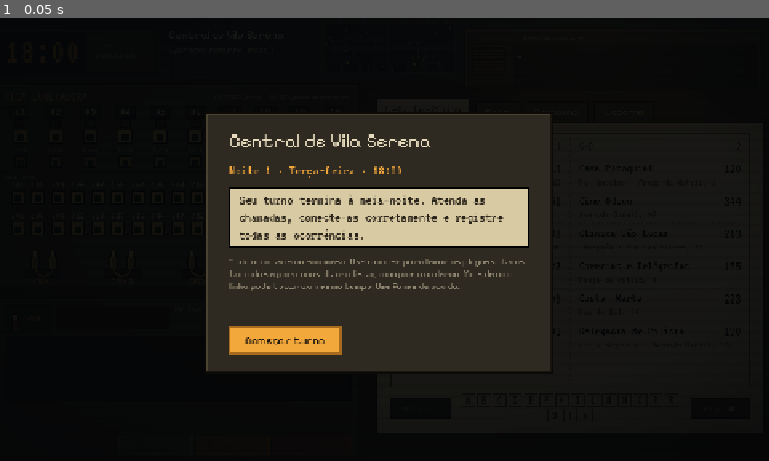
Above: before the commit, frame 1.
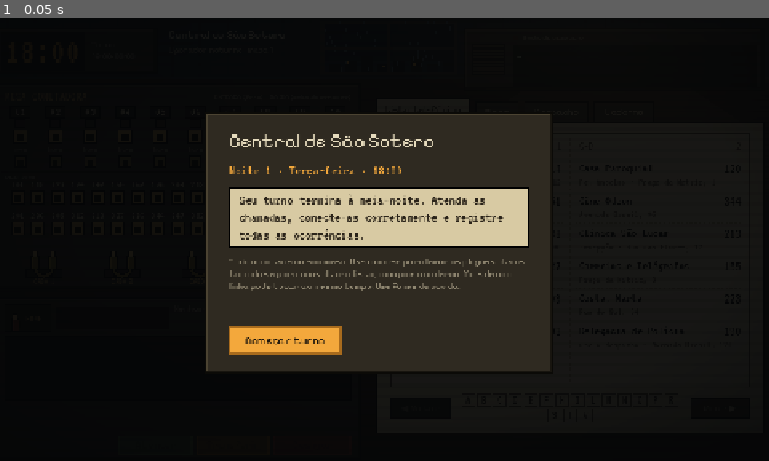
Above: after the commit, the same moment.

Repository: MendelDdS/Project-Switchboard
Game: Godot game, scene res://scenes/main.tscn
Two runs of this game, one before a commit and one after it. Both use one fixed random seed, a clock stepped at 60 frames per second and the inputs below.
Inputs:
- Up to frame 1 (0.05 s): no input

The runs differ from the first frame. In frame 1, 0.2% of the frame differs, in the area x 43-57%, y 26-30%.

Commit message:
feat(#0000): adjust calling frequency

Diff:
--- a/data/content.tres
+++ b/data/content.tres
@@ -440,7 +440,7 @@
 transfer_templates = Array[ExtResource("17_q4d2e")]([ExtResource("31_11ieg"), ExtResource("32_grptk"), ExtResource("33_e6ja0"), ExtResource("34_ssh4q"), ExtResource("35_7bth5"), ExtResource("36_4thi7"), ExtResource("37_ufmoj")])
 transfer_thanks = PackedStringArray("Deus lhe pague.", "Valeu, central.", "Agradeço. Boa noite.", "Ótimo. Boa noite.", "Isso. Boa noite pro senhor.")
 emergency_templates = Array[ExtResource("2_l0sn3")]([ExtResource("13_hps07"), ExtResource("14_2ubng"), ExtResource("15_35dgx"), ExtResource("16_8shhh"), ExtResource("17_ko1bc")])
-greetings = PackedStringArray("Central, boa noite.", "Central telefônica, pois não?", "Central, boa noite. Em que posso ajudar?", "Central, pois não?", "Central.", "Central telefônica, boa noite.", "Central de Vila Serena, pois não?")
+greetings = PackedStringArray("Central, boa noite.", "Central telefônica, pois não?", "Central, boa noite. Em que posso ajudar?", "Central, pois não?", "Central.", "Central telefônica, boa noite.", "Central de São Sotero, pois não?")
 smalltalk = PackedStringArray("Desculpe ligar tão tarde.", "A luz piscou aqui em casa agora há pouco. Aí também?", "O s …(657 unchanged characters)…
 smalltalk_rain = PackedStringArray("Que chuva, hein? Não parou desde a tarde.", "Ouvi dizer que o rio vai encher de novo.", "O rio subiu bastante com essa chuva.", "Tá caindo um toró aqui, a rua virou rio.", "Com essa chuva ninguém sai de casa, né?")
 smalltalk_fog = PackedStringArray("Que neblina, hein? Não dá pra ver o outro lado da rua.", "Com essa cerração, é melhor ninguém pegar a estrada.", "Parece que a cidade sumiu na névoa hoje.")
--- a/data/nights/night_02.tres
+++ b/data/nights/night_02.tres
@@ -89,7 +89,6 @@
 script = ExtResource("1_night")
 weekday = "Quarta-feira"
 note = "O supervisor deixou um recado: \"Ontem a linha ficou com chiado depois das dez. A companhia vai olhar. Se acontecer de novo, anote no caderno.\""
-call_gap = Vector2(11, 30)
-emergencies = Vector2i(2, 2)
+call_gap = Vector2(26, 40)
 story = Array[ExtResource("3_story")]([SubResource("Story_01")])
 mystery = Array[ExtResource("2_step")]([SubResource("Step_01"), SubResource("Step_02"), SubResource("Step_03"), SubReso …(281 unchanged characters)…
--- a/project.godot
+++ b/project.godot
@@ -10,7 +10,7 @@
 
 [application]
 
-config/name="Central de Vila Serena"
+config/name="Project Switchboard"
 config/description="Protótipo: operador de central telefônica, turno da noite."
 run/main_scene="res://scenes/main.tscn"
 config/features=PackedStringArray("4.6", "GL Compatibility")
--- a/scenes/main.tscn
+++ b/scenes/main.tscn
@@ -1,20 +1,23 @@
-[gd_scene format=3]
-
-[ext_resource type="Script" path="res://scripts/main.gd" id="1_main"]
-[ext_resource type="Script" path="res://scripts/ui/background.gd" id="2_background"]
-[ext_resource type="Script" path="res://scripts/ui/bevel.gd" id="3_bevel"]
-[ext_resource type="FontFile" path="res://fonts/VT323-Regular.ttf" id="4_vt323_regula"]
-[ext_resource type="Script" path="res://scripts/ui/switchboard.gd" id="5_switchboard"]
+[gd_scene format=3 uid="uid://bxtrtfvnuxf3r"]
+
+[ext_resource type="Script" uid="uid://dyd15jajt0b05" path="res://scripts/main.gd" id="1_main"]
+[ext_resource type="Script" uid="uid://23exvygvq27c" path="res://scripts/ui/background.gd" id="2_background"]
+[ext_resource type="Script" uid="uid://c3hot4aevrqd3" path="res://scripts/ui/bevel.gd" id="3_bevel"]
+[ext_resource type="FontFile" uid="uid://bd85aasd7l867" path="res://fonts/VT323-Regular.ttf" id="4_vt323_regula"]
+[ext_resource type="Script" uid="uid://c4782kn03vt5j" path="res://scripts/ui/switchboard.gd" id="5_switchboard"]
 [ext_resource type="PackedScene" path="res://scenes/ui/phone_panel.tscn" id="6_phone_panel"]
 [ext_resource type="PackedScene" path="res://scenes/ui/radio.tscn" id="7_radio"]
 [ext_resource type="PackedScene" path="res://scenes/ui/tools.tscn" id="8_tools"]
-[ext_resource type="Script" path="res://scripts/ui/scanlines.gd" id="9_scanlines"]
-[ext_resource type="Script" path="res://scripts/conversation.gd" id="10_conversation"]
+[ext_resource type="Script" uid="uid://dks1uhf5c0yvr" path="res://scripts/ui/scanlines.gd" id="9_scanlines"]
+[ext_resource type="Script" uid="uid://dpp8fwpgwjrfm" path="res://scripts/conversation.gd" id="10_conversation"]
 [ext_resource type="PackedScene" path="res://scenes/ui/intro.tscn" id="11_intro"]
 [ext_resource type="PackedScene" path="res://scenes/ui/ending.tscn" id="12_ending"]
 
 [sub_resource type="StyleBoxFlat" id="StyleBoxFlat_1"]
 bg_color = Color(0.07059, 0.05098, 0.02745, 1)
+
+[sub_resource type="CanvasItemMaterial" id="CanvasItemMaterial_4"]
+blend_mode = 1
 
 [sub_resource type="Gradient" id="Gradient_2"]
 offsets = PackedFloat32Array(0, 0.45, 1)
@@ -28,9 +31,6 @@
 fill_from = Vector2(0.78, 0.04)
 fill_to = Vector2(1.37, 0.04)
 
-[sub_resource type="CanvasItemMaterial" id="CanvasItemMaterial_4"]
-blend_mode = 1
-
 [sub_resource type="Gradient" id="Gradient_5"]
 offsets = PackedFloat32Array(0, 0.55, 1)
 colors = PackedColorArray(0, 0, 0, 0, 0, 0, 0, 0, 0, 0, 0, 0.6)
@@ -43,58 +43,58 @@
 fill_from = Vector2(0.55, 0.45)
 fill_to = Vector2(1.3, 0.45)
 
-[node name="Main" type="Control"]
-anchors_preset = 15
-anchor_right = 1.0
-anchor_bottom = 1.0
-grow_horizontal = 2
-grow_vertical = 2
+[node name="Main" type="Control" unique_id=57773271]
 layout_mode = 3
+anchors_preset = 15
+anchor_right = 1.0
+anchor_bottom = 1.0
+grow_horizontal = 2
+grow_vertical = 2
 mouse_filter = 2
 script = ExtResource("1_main")
 
-[node name="Background" type="Control" parent="."]
-unique_name_in_owner = true
+[node name="Background" type="Control" parent="." unique_id=1017745606]
+unique_name_in_owner = true
+layout_mode = 1
+anchors_preset = 15
+anchor_right = 1.0
+anchor_bottom = 1.0
+grow_horizontal = 2
+grow_vertical = 2
+mouse_filter = 2
 script = ExtResource("2_background")
-anchors_preset = 15
-anchor_right = 1.0
-anchor_bottom = 1.0
-grow_horizontal = 2
-grow_vertical = 2
-layout_mode = 1
-mouse_filter = 2
-
-[node name="Layout" type="MarginContainer" parent="."]
-anchors_preset = 15
-anchor_right = 1.0
-anchor_bottom = 1.0
-grow_horizontal = 2
-grow_vertical = 2
-layout_mode = 1
+
+[node name="Layout" type="MarginContainer" parent="." unique_id=206193978]
+layout_mode = 1
+anchors_preset = 15
+anchor_right = 1.0
+anchor_bottom = 1.0
+grow_horizontal = 2
+grow_vertical = 2
 mouse_filter = 2
 theme_override_constants/margin_left = 24
 theme_override_constants/margin_top = 16
 theme_override_constants/margin_right = 24
 theme_override_constants/margin_bottom = 5
 
-[node name="Columns" type="HBoxContainer" parent="Layout"]
+[node name="Columns" type="HBoxContainer" parent="Layout" unique_id=1923831319]
 layout_mode = 2
 mouse_filter = 2
 theme_override_constants/separation = 24
 
-[node name="Left" type="VBoxContainer" parent="Layout/Columns"]
+[node name="Left" type="VBoxContainer" parent="Layout/Columns" unique_id=2075594968]
 custom_minimum_size = Vector2(588, 0)
 layout_mode = 2
 mouse_filter = 2
 theme_override_constants/separation = 12
 
-[node name="TopLeft" type="HBoxContainer" parent="Layout/Columns/Left"]
+[node name="TopLeft" type="HBoxContainer" parent="Layout/Columns/Left" unique_id=1593524455]
 custom_minimum_size = Vector2(0, 76)
 layout_mode = 2
 mouse_filter = 2
 theme_override_constants/separation = 18
 
-[node name="ClockPanel" type="MarginContainer" parent="Layout/Columns/Left/TopLeft"]
+[node name="ClockPanel" type="MarginContainer" parent="Layout/Columns/Left/TopLeft" unique_id=1772237867]
 custom_minimum_size = Vector2(262, 74)
 layout_mode = 2
 size_flags_vertical = 0
@@ -104,149 +104,139 @@
 theme_override_constants/margin_bottom = 7
 script = ExtResource("3_bevel")
 
-[node name="HBox" type="HBoxContainer" parent="Layout/Columns/Left/TopLeft/ClockPanel"]
+[node name="HBox" type="HBoxContainer" parent="Layout/Columns/Left/TopLeft/ClockPanel" unique_id=983769548]
 layout_mode = 2
 theme_override_constants/separation = 12
 
-[node name="Face" type="PanelContainer" parent="Layout/Columns/Left/TopLeft/ClockPanel/HBox"]
+[node name="Face" type="PanelContainer" parent="Layout/Columns/Left/TopLeft/ClockPanel/HBox" unique_id=1453626566]
 custom_minimum_size = Vector2(132, 52)
 layout_mode = 2
 theme_override_styles/panel = SubResource("StyleBoxFlat_1")
 
-[node name="Clock" type="Label" parent="Layout/Columns/Left/TopLeft/ClockPanel/HBox/Face"]
-layout_mode = 2
+[node name="Clock" type="Label" parent="Layout/Columns/Left/TopLeft/ClockPanel/HBox/Face" unique_id=810197929]
+unique_name_in_owner = true
+layout_mode = 2
+theme_override_colors/font_color = Color(0.9529, 0.6588, 0.2353, 1)
+theme_override_fonts/font = ExtResource("4_vt323_regula")
+theme_override_font_sizes/font_size = 60
 text = "18:00"
-theme_override_fonts/font = ExtResource("4_vt323_regula")
-theme_override_colors/font_color = Color(0.9529, 0.6588, 0.2353, 1)
-theme_override_font_sizes/font_size = 60
-unique_name_in_owner = true
 horizontal_alignment = 1
 vertical_alignment = 1
 
-[node name="Shift" type="Label" parent="Layout/Columns/Left/TopLeft/ClockPanel/HBox"]
-layout_mode = 2
-text = "Turno\n18:00–00:00"
+[node name="Shift" type="Label" parent="Layout/Columns/Left/TopLeft/ClockPanel/HBox" unique_id=1473044362]
+layout_mode = 2
 theme_type_variation = &"DimLabel"
 theme_override_font_sizes/font_size = 13
-size_flags_vertical = 4
-
-[node name="Title" type="VBoxContainer" parent="Layout/Columns/Left/TopLeft"]
+text = "Turno
+18:00–00:00"
+
+[node name="Title" type="VBoxContainer" parent="Layout/Columns/Left/TopLeft" unique_id=1713309677]
 layout_mode = 2
 mouse_filter = 2
 theme_override_constants/separation = 6
 
-[node name="Name" type="Label" parent="Layout/Columns/Left/TopLeft/Title"]
-layout_mode = 2
-text = "Central de Vila Serena"
+[node name="Name" type="Label" parent="Layout/Columns/Left/TopLeft/Title" unique_id=630892992]
+layout_mode = 2
 theme_override_font_sizes/font_size = 17
-
-[node name="Desk" type="Label" parent="Layout/Columns/Left/TopLeft/Title"]
-layout_mode = 2
-text = "Operador noturno · mesa 1"
+text = "Central de São Sotero"
+
+[node name="Desk" type="Label" parent="Layout/Columns/Left/TopLeft/Title" unique_id=605254917]
+layout_mode = 2
 theme_type_variation = &"DimLabel"
 theme_override_font_sizes/font_size = 13
-
-[node name="Board" type="Control" parent="Layout/Columns/Left"]
+text = "Operador noturno · mesa 1"
+
+[node name="Board" type="Control" parent="Layout/Columns/Left" unique_id=995017339]
 unique_name_in_owner = true
 z_index = 1
 custom_minimum_size = Vector2(588, 330)
 layout_mode = 2
 script = ExtResource("5_switchboard")
 
-[node name="Phone" parent="Layout/Columns/Left" instance=ExtResource("6_phone_panel")]
-unique_name_in_owner = true
-layout_mode = 2
-
-[node name="Right" type="VBoxContainer" parent="Layout/Columns"]
+[node name="Phone" parent="Layout/Columns/Left" unique_id=577996644 instance=ExtResource("6_phone_panel")]
+unique_name_in_owner = true
+layout_mode = 2
+
+[node name="Right" type="VBoxContainer" parent="Layout/Columns" unique_id=1679355778]
 layout_mode = 2
 size_flags_horizontal = 3
 mouse_filter = 2
 theme_override_constants/separation = 10
 
-[node name="TopRight" type="HBoxContainer" parent="Layout/Columns/Right"]
+[node name="TopRight" type="HBoxContainer" parent="Layout/Columns/Right" unique_id=1182082589]
 custom_minimum_size = Vector2(0, 100)
 layout_mode = 2
 mouse_filter = 2
 alignment = 2
 
-[node name="Radio" parent="Layout/Columns/Right/TopRight" instance=ExtResource("7_radio")]
+[node name="Radio" parent="Layout/Columns/Right/TopRight" unique_id=1787396286 instance=ExtResource("7_radio")]
 unique_name_in_owner = true
 layout_mode = 2
 size_flags_vertical = 0
 
-[node name="Tools" parent="Layout/Columns/Right" instance=ExtResource("8_tools")]
-unique_name_in_owner = true
-layout_mode = 2
-
-[node name="Hint" type="RichTextLabel" parent="Layout/Columns/Right"]
+[node name="Tools" parent="Layout/Columns/Right" unique_id=343385558 instance=ExtResource("8_tools")]
+unique_name_in_owner = true
+layout_mode = 2
+
+[node name="Hint" type="RichTextLabel" parent="Layout/Columns/Right" unique_id=932627705]
 unique_name_in_owner = true
 custom_minimum_size = Vector2(0, 40)
 layout_mode = 2
 mouse_filter = 2
+theme_override_colors/default_color = Color(0.851, 0.8118, 0.6824, 1)
+theme_override_font_sizes/normal_font_size = 14
 bbcode_enabled = true
 scroll_active = false
-theme_override_colors/default_color = Color(0.851, 0.8118, 0.6824, 1)
-theme_override_font_sizes/normal_font_size = 14
-
-[node name="Glow" type="TextureRect" parent="."]
-anchors_preset = 15
-anchor_right = 1.0
-anchor_bottom = 1.0
-grow_horizontal = 2
-grow_vertical = 2
-layout_mode = 1
+
+[node name="Glow" type="TextureRect" parent="." unique_id=1338745255]
+unique_name_in_owner = true
 z_index = 2
+texture_filter = 2
+material = SubResource("CanvasItemMaterial_4")
+layout_mode = 1
+anchors_preset = 15
+anchor_right = 1.0
+anchor_bottom = 1.0
+grow_horizontal = 2
+grow_vertical = 2
 mouse_filter = 2
 texture = SubResource("GradientTexture2D_3")
 expand_mode = 1
+
+[node name="Vignette" type="TextureRect" parent="." unique_id=1058735391]
+z_index = 2
 texture_filter = 2
-material = SubResource("CanvasItemMaterial_4")
-unique_name_in_owner = true
-
-[node name="Vignette" type="TextureRect" parent="."]
-anchors_preset = 15
-anchor_right = 1.0
-anchor_bottom = 1.0
-grow_horizontal = 2
-grow_vertical = 2
-layout_mode = 1
-z_index = 2
+layout_mode = 1
+anchors_preset = 15
+anchor_right = 1.0
+anchor_bottom = 1.0
+grow_horizontal = 2
+grow_vertical = 2
 mouse_filter = 2
 texture = SubResource("GradientTexture2D_6")
 expand_mode = 1
-texture_filter = 2
-
-[node name="Scanlines" type="Control" parent="."]
-anchors_preset = 15
-anchor_right = 1.0
-anchor_bottom = 1.0
-grow_horizontal = 2
-grow_vertical = 2
-layout_mode = 1
+
+[node name="Scanlines" type="Control" parent="." unique_id=1284388564]
 z_index = 2
+layout_mode = 1
+anchors_preset = 15
+anchor_right = 1.0
+anchor_bottom = 1.0
+grow_horizontal = 2
+grow_vertical = 2
 mouse_filter = 2
 script = ExtResource("9_scanlines")
 
-[node name="Conversation" type="Node" parent="."]
+[node name="Conversation" type="Node" parent="." unique_id=1871039847]
 unique_name_in_owner = true
 script = ExtResource("10_conversation")
 
-[node name="Intro" parent="." instance=ExtResource("11_intro")]
-unique_name_in_owner = true
-anchors_preset = 15
-anchor_right = 1.0
-anchor_bottom = 1.0
-grow_horizontal = 2
-grow_vertical = 2
-layout_mode = 1
+[node name="Intro" parent="." unique_id=2147120183 instance=ExtResource("11_intro")]
+unique_name_in_owner = true
 z_index = 3
-
-[node name="Ending" parent="." instance=ExtResource("12_ending")]
-unique_name_in_owner = true
-anchors_preset = 15
-anchor_right = 1.0
-anchor_bottom = 1.0
-grow_horizontal = 2
-grow_vertical = 2
-layout_mode = 1
+layout_mode = 1
+
+[node name="Ending" parent="." unique_id=792123453 instance=ExtResource("12_ending")]
+unique_name_in_owner = true
 z_index = 3
+layout_mode = 1
--- a/scenes/ui/intro.tscn
+++ b/scenes/ui/intro.tscn
@@ -36,7 +36,7 @@
 
 [node name="Title" type="Label" parent="Center/Card/VBox"]
 layout_mode = 2
-text = "Central de Vila Serena"
+text = "Central de São Sotero"
 theme_override_font_sizes/font_size = 30
 
 [node name="Date" type="Label" parent="Center/Card/VBox"]
--- a/scripts/data/night.gd
+++ b/scripts/data/night.gd
@@ -14,7 +14,7 @@
 
 @export_group("Agenda")
 ## Minutos de jogo entre uma ligação sorteada e a próxima (o máximo é o maior silêncio possível).
-@export var call_gap := Vector2(12.0, 32.0)
+@export var call_gap := Vector2(28.0, 42.0)
 ## Quantas emergências e quantos trotes entre as ligações sorteadas.
 @export var emergencies := Vector2i(1, 2)
 @export var pranks := Vector2i(0, 2)
--- a/scripts/main.gd
+++ b/scripts/main.gd
@@ -1,6 +1,6 @@
 class_name Main
 extends Control
-## Central de Vila Serena — conduz o turno: relógio, agenda das ligações, o que a mesa significa para cada
+## Project Switchboard — conduz o turno: relógio, agenda das ligações, o que a mesa significa para cada
 ## ligação, fim de ligação e o final. As falas ficam em Conversation; a interface, nas cenas de scenes/ui/.
 ##
 ## Laço: ATENDER → ENTENDER → CONSULTAR → CONECTAR/DESPACHAR → REGISTRAR → CONTINUAR
--- a/scripts/ui/report_view.gd
+++ b/scripts/ui/report_view.gd
@@ -35,7 +35,7 @@
 	s += "\n[b]%s[/b]\n" % tr("JORNAL DA MANHÃ")
 	var news := r.outcomes()
 	if news.is_empty():
-		s += tr("Noite tranquila em Vila Serena.") + "\n"
+		s += tr("Noite tranquila em São Sotero.") + "\n"
 	for e: EmergencyCall in news:
 		var pool: PackedStringArray = [C.news_ok, C.news_late, C.news_bad][news[e]]
 		s += "• %s\n" % GameData.fill(GameData.pick(pool), {"occurrence": _occurrence(e.occurrence), "address": e.address})
--- a/tests/test_shift.gd
+++ b/tests/test_shift.gd
@@ -1,5 +1,7 @@
 extends "res://tests/test_base.gd"
 ## Um robô joga o turno inteiro na agenda real (use `-- --seed=N` para repetir a agenda).
+## Com `-- --human` cada ação (atender, plugar, transferir, despachar, registrar...) leva HUMAN_STEP segundos reais,
+## como uma pessoa: mede se o ritmo das ligações cabe no tempo de quem joga de verdade.
 ## Com `-- --clumsy` ele deixa de atender 1 em cada 3 ligações (como alguém sobrecarregado): mede a bola de neve
 ## dos retornos (quem liga de novo).
 ## Falha se houver travamento: o turno precisa chegar ao final (00:00) depois da ligação desconhecida.
@@ -17,6 +19,20 @@
 var answered := {}
 var clumsy := "--clumsy" in OS.get_cmdline_user_args()
 var skipped := 0
+var human := "--human" in OS.get_cmdline_user_args()
+const HUMAN_STEP := 5.0   ## segundos reais por ação no modo --human
+var next_act := 0.0       ## instante (s, na velocidade do jogo) em que a "pessoa" pode agir de novo
+
+
+## Segundos na velocidade do jogo (o relógio do turno para às 00:00; este não).
+func _now() -> float:
+	return Time.get_ticks_msec() / 1000.0 * Engine.time_scale
+
+
+## Marca o tempo que a ação levou (só no modo --human).
+func _acted(steps := 1.0) -> void:
+	if human:
+		next_act = _now() + HUMAN_STEP * steps
 var seen := {}
 var last_ring := 0.0
 var kinds := {}           ## tipo -> quantas tocaram
@@ -44,10 +60,11 @@
 	m._start_shift()
 	var b = m.board
 	var ex: Exchange = m.exchange
-	var frames_left := 60 * 200
-	while not m.ending and frames_left > 0 and not failed:
+	var frames_left := 0   # só para espaçar os registros no caderno
+	var deadline := Time.get_ticks_msec() + 180000   # limite em tempo real: a quantidade de quadros varia com a máquina
+	while not m.ending and Time.get_ticks_msec() < deadline and not failed:
 		await process_frame
-		frames_left -= 1
+		frames_left += 1
 		max_live = maxi(max_live, m.live.size())
 		for c in m.live:
 			if not seen.has(c.time + str(c.line)):
@@ -72,6 +89,8 @@
 		for d in ex.dest_numbers():
 			if ex.dest(d) == Exchange.Dest.DONE and b.cord_at(d) != -1:
 				_home(b, b.cord_at(d))
+		if _now() < next_act:
+			continue
 		var f: PhoneCall = m._focus()
 		if f == null or not f.active:
 			for c in m.live:
@@ -83,6 +102,7 @@
 						continue
 					_fone_to(b, c.line)
 					m.answer()
+					_acted()
 					answered[key] = true
 					if c.kind == PhoneCall.Kind.MYSTERY:
 						myst_at = "%s na linha %02d" % [c.time, c.line]
@@ -94,6 +114,7 @@
 			if m.notebook.has_pending() and frames_left % 120 == 0:
 				m.notebook._type.select(1)
 				m.notebook.register()
+				_acted()
 			continue
 		match f.kind:
 			PhoneCall.Kind.TRANSFER:
@@ -106,19 +127,23 @@
 							if b.ends[1 + k * 2] == -1 and b.ends[2 + k * 2] == -1:
 								b.held = 1 + k * 2
 								b.place(1 + k * 2, f.line + 10)
+								_acted()
 								break
 					elif d == -1:
 						if b.cord_at(tg) == -1:
 							b.held = b.mate(s)
 							b.place(b.mate(s), tg)
+							_acted()
 					elif ex.dest(d) == Exchange.Dest.FREE:
 						if f.no_answer and (f.data as TransferCall).alt_target != "" and not f.alt_done:
 							f.options.back()["fn"].call()
 							_home(b, b.cord_at(d))
 						else:
 							m.transfer()
+						_acted()
 					elif ex.dest(d) == Exchange.Dest.CONN:
 						_home(b, 0)
+						_acted()
 			_:
 				if f.kind == PhoneCall.Kind.EMERGENCY and not f.options.is_empty() and String(f.options[0]["label"]).begins_with("Fique") and not f.dispatched:
 					var e: EmergencyCall = f.data
@@ -127,10 +152,14 @@
 					for u in e.units:
 						(m.dispatch._unit_buttons[u] as Button).button_pressed = true
 					m.dispatch._send()
+					_acted(4.0)   # mapa, tipo, unidades e enviar
 				elif not f.options.is_empty():
 					f.options[0]["fn"].call()
+					_acted()
 	var recs: Array = m.notebook.entries + m.notebook.queue + ([m.notebook.pending] if m.notebook.has_pending() else [])
 	var lost := recs.filter(func(e): return e["obs"] == "Não atendida.").size()
+	if human:
+		print("humano: %.0f s por ação" % HUMAN_STEP)
 	if clumsy:
 		print("desastrado: deixou tocar %d, retornos=%d" % [skipped, recs.filter(func(e): return e["who"].begins_with("Desconhecido")).size()])
 	max_quiet = maxf(max_quiet, m.minutes - last_ring)
--- a/themes/main_theme.tres
+++ b/themes/main_theme.tres
@@ -1,7 +1,7 @@
-[gd_resource type="Theme" format=3]
-
-[ext_resource type="FontFile" path="res://fonts/VT323-Regular.ttf" id="1_vu6l5"]
-[ext_resource type="FontFile" path="res://fonts/PixelifySans.ttf" id="2_ydht1"]
+[gd_resource type="Theme" format=3 uid="uid://y3atgoqdrdyj"]
+
+[ext_resource type="FontFile" uid="uid://bd85aasd7l867" path="res://fonts/VT323-Regular.ttf" id="1_vu6l5"]
+[ext_resource type="FontFile" uid="uid://60aqbf3talnj" path="res://fonts/PixelifySans.ttf" id="2_ydht1"]
 
 [sub_resource type="StyleBoxFlat" id="StyleBoxFlat_vu6l5"]
 content_margin_left = 6.0
Not shown, changed: export_presets.cfg
Not shown, changed: CLAUDE.md
Not shown, changed: LESSONS.md
Not shown, changed: tests/run.sh
